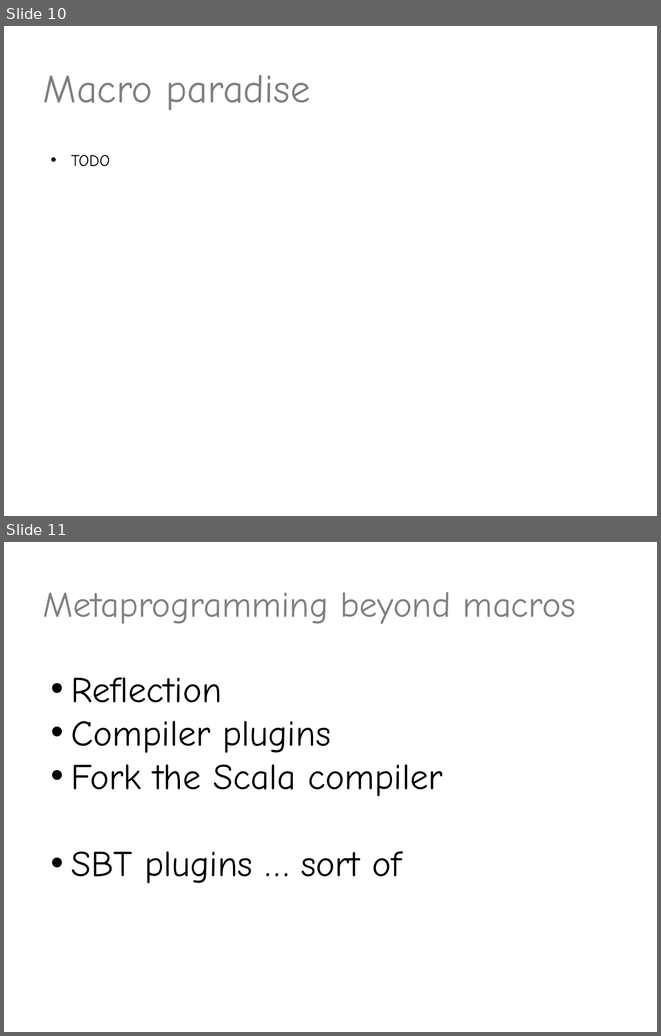
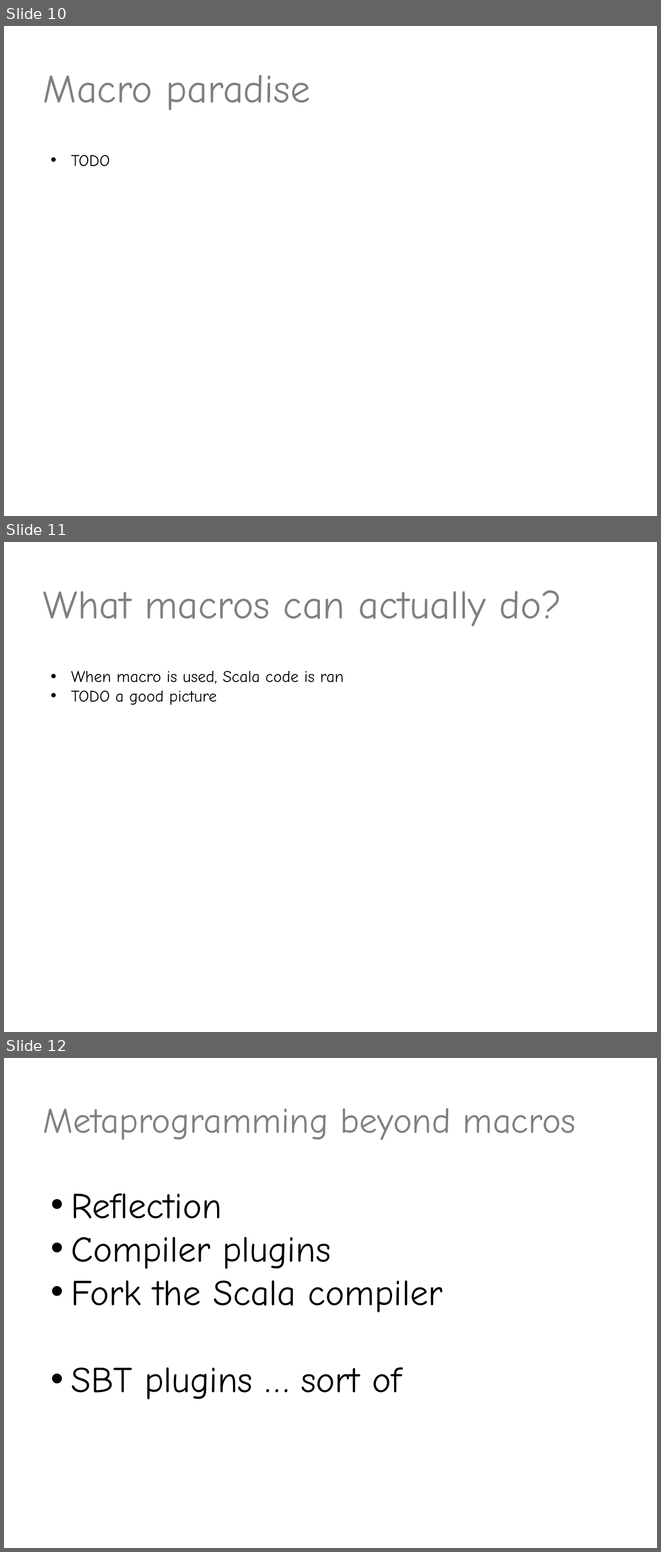
Before and after one commit to valdisxp1/scala-metaprograming-fun, a slide deck: Scala_metaprogramming.pptx. Shown one above the other, each under a label of ours: slides 10 and 11 before the commit, slides 10, 11 and 12 after it. The pictures are 661x1036 and 661x1552 pixels, drawn with LibreOffice and Linux fonts; fonts in the diff are those of the drawing. Boxes give left, top, right and bottom in pixels: in the first picture for what was removed or moved away, otherwise in the second. Text is boxed around its words. In the diff, an @@ line names an element or a change of style, - is before the commit and + after.

Commit message:
what can macros do

```diff
--- a/Scala_metaprogramming.pptx
+++ b/Scala_metaprogramming.pptx
@@ slide 11 added at (4, 542, 657, 1032), background #FFFFFF @@
@@ title added at (43, 590, 562, 626), 44 pt, text #808080 @@
+What macros can actually do?
@@ text added at (71, 671, 344, 705), 18 pt, text #000000 @@
+• When macro is used, Scala code is ran
+• TODO a good picture
@@ what was slide 11 is now slide 12 @@
```
